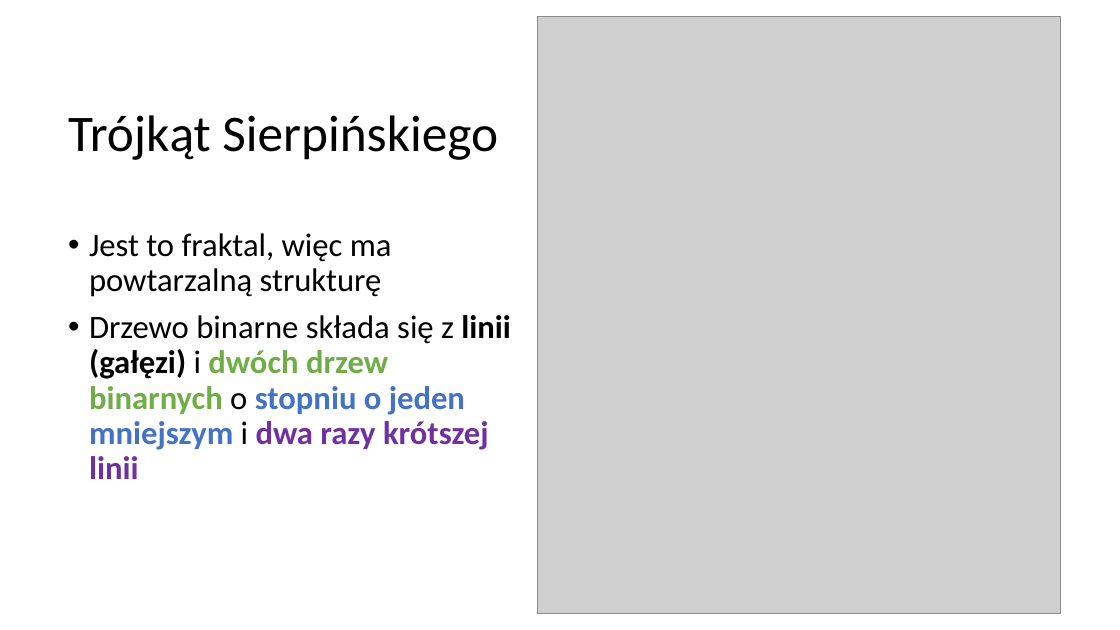
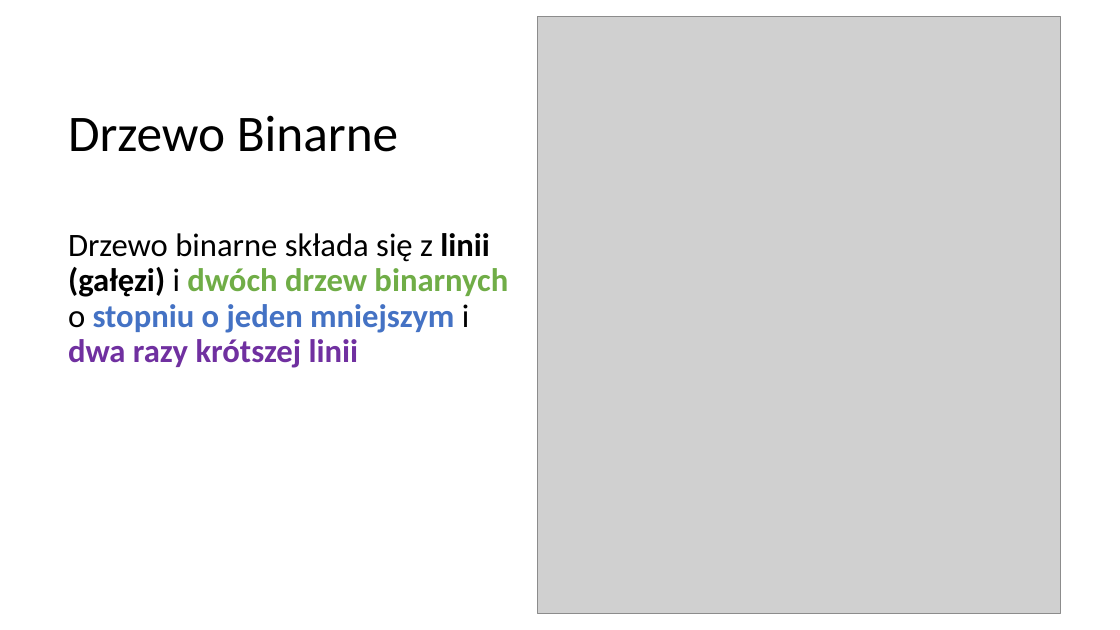
Before and after one commit to blackbat13/CS-HTiEW, a slide deck: slide 8 of Wprowadzenie do rekurencji/III. Wprowadzenie do rekurencji/Drzewo Binarne - algorytm.pptx (slide 3 before the commit). Drawn at 1120x630 pixels with LibreOffice and Linux fonts; fonts in the diff are those of the drawing; grey boxes stand for pictures. Boxes give left, top, right and bottom in pixels: in the first picture for what was removed or moved away, otherwise in the second. Text is boxed around its words. In the diff, an @@ line names an element or a change of style, - is before the commit and + after.

```diff
--- a/Wprowadzenie do rekurencji/III. Wprowadzenie do rekurencji/Drzewo Binarne - algorytm.pptx
+++ b/Wprowadzenie do rekurencji/III. Wprowadzenie do rekurencji/Drzewo Binarne - algorytm.pptx
@@ title at [68,115,398,152]: text changed @@
-Trójkąt Sierpińskiego
+Drzewo Binarne
@@ text "Drzewo binarne składa się z ..." at [68,233,508,368]: bullet • to none @@
@@ text at [89,233,392,297]: paragraph removed @@
-• Jest to fraktal, więc ma powtarzalną strukturę
```
Also in this commit, not shown: 5 other slides changed, 1 slide added.
